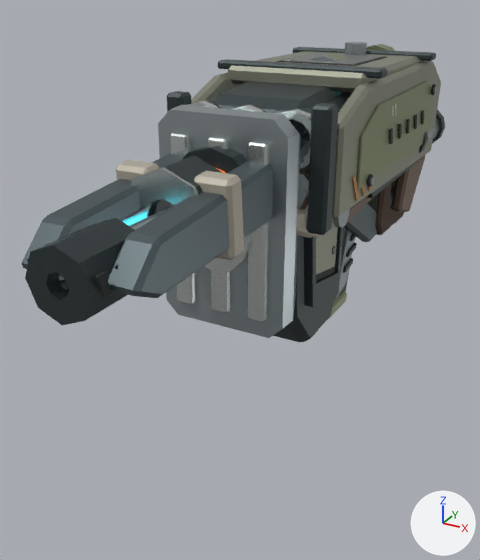
Renders of the glTF model dist/rig-bench/expansion-weapons.glb from each side of a commit.
One viewpoint serves both versions: a camera (50 mm lens) standing at (1.95, -5.84, 1.67) and looking at (-0.32, -1.72, -0.4). Every picture has the same lights, and +X, +Y and +Z are marked at lower right. The picture after the commit comes second. Where no turn or scale is listed for an object, it has been applied to the vertices.

Names of what the first picture shows: 'anchor-hammer.striker__armory_edge', 'anchor-hammer.striker__armory_steel', 'anchor-hammer__armory_graphite', 'cerberus__armory_graphite', 'cerberus__armory_olive', 'cerberus__armory_sand_casting', 'ember__armory_graphite', 'falcon.recoil__armory_edge', 'obelisk__armory_blue_slate', 'obelisk__armory_ceramic', 'pike__armory_red_oxide', 'watchman__armory_graphite' and 28 more.
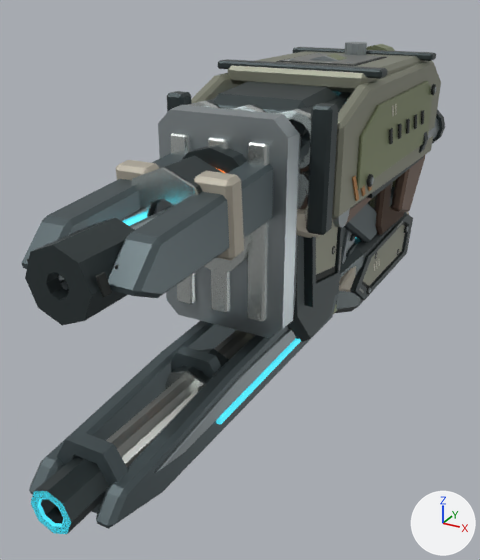
Boxes (x1, y1, x2, y2) around the edits, measured in the pictures (480 x 560 px):
'parallax__armory_blue_slate', added: after (29, 277, 341, 529)
'parallax.pulse_bore__armory_warmsteel', added: after (106, 330, 255, 467)
'parallax.pulse_bore__armory_graphite', added: after (31, 456, 109, 534)
'rivet__armory_graphite', added: after (335, 212, 413, 313)
'parallax__armory_steel', added: after (154, 329, 296, 473)
'rivet__armory_sand_casting', added: after (363, 225, 405, 286)
'parallax__armory_ion', added (mostly hidden): after (216, 237, 356, 425)
'parallax.pulse_bore__armory_ion', added (cyan): after (31, 491, 71, 534)
'rivet.barrel_sled__armory_graphite', added: after (171, 349, 229, 384)
'rivet.barrel_sled__armory_edge', added: after (165, 370, 205, 391)
'parallax__armory_ceramic', added (mostly hidden): after (339, 212, 409, 292)
'rivet__armory_rubber', added: after (362, 223, 408, 295)
'rivet__armory_warmsteel', added: after (359, 221, 409, 293)

Patch to the scene script:
```diff
--- a/dist/rig-bench/expansion-weapons.glb.py
+++ b/dist/rig-bench/expansion-weapons.glb.py
@@ ob_rivet__armory_warmsteel @@
+ob_rivet__armory_warmsteel = bpy.data.objects.new('rivet__armory_warmsteel', me_jacket_rail)  # 240 vertices, 440 faces; spans x -0.36..0.36, y -2.2..0.64, z -0.79..-0.41; in mat_armory_warmsteel (grey #90938f)
+ob_rivet__armory_warmsteel.location = (0.0, 0.0, 0.0)
@@ ob_rivet__armory_sand_casting @@
+ob_rivet__armory_sand_casting = bpy.data.objects.new('rivet__armory_sand_casting', me_feed_can_lid)  # 320 vertices, 620 faces; spans x -0.62..0.35, y -2.19..0.67, z -0.88..0.08; in mat_armory_sand_casting (grey #909382)
+ob_rivet__armory_sand_casting.location = (0.0, 0.0, 0.0)
@@ ob_rivet__armory_rubber @@
+ob_rivet__armory_rubber = bpy.data.objects.new('rivet__armory_rubber', me_counterbore_044)  # 340 vertices, 672 faces; spans x -0.372..0.372, y -0.817..0.591, z -0.813..0.09; in mat_armory_rubber (dark grey #2c302f)
+ob_rivet__armory_rubber.location = (0.0, 0.0, 0.0)
@@ ob_rivet__armory_graphite @@
+ob_rivet__armory_graphite = bpy.data.objects.new('rivet__armory_graphite', me_feed_can_stamping)  # 176 vertices, 332 faces; spans x -0.64..0.36, y -1.11..0.8, z -1.12..-0.32; in mat_armory_graphite (dark grey #424c4d)
+ob_rivet__armory_graphite.location = (0.0, 0.0, 0.0)
@@ ob_rivet_barrel_sled__armory_graphite @@
+ob_rivet_barrel_sled__armory_graphite = bpy.data.objects.new('rivet.barrel_sled__armory_graphite', me_compensator)  # 32 vertices, 64 faces; spans x -0.171..0.171, y -1.905..-1.595, z -0.171..0.171; in mat_armory_graphite (dark grey #424c4d)
+ob_rivet_barrel_sled__armory_graphite.location = (0.0, -1.06, -0.62)
@@ ob_rivet_barrel_sled__armory_edge @@
+ob_rivet_barrel_sled__armory_edge = bpy.data.objects.new('rivet.barrel_sled__armory_edge', me_bore_lip_001)  # 32 vertices, 64 faces; spans x -0.171..0.171, y -1.915..-1.89, z -0.171..0.171; in mat_armory_edge (light grey #d7ddda)
+ob_rivet_barrel_sled__armory_edge.location = (0.0, -1.06, -0.62)
@@ ob_parallax__armory_steel @@
+ob_parallax__armory_steel = bpy.data.objects.new('parallax__armory_steel', me_grip_pin_002)  # 116 vertices, 224 faces; spans x -0.29..0.29, y -3.69..0.09, z -0.62..0.09; in mat_armory_steel (grey #aab3b6)
+ob_parallax__armory_steel.location = (0.0, 0.0, 0.0)
@@ ob_parallax__armory_ion @@
+ob_parallax__armory_ion = bpy.data.objects.new('parallax__armory_ion', me_capacitor_port)  # 140 vertices, 256 faces; spans x -0.3..0.3, y -3.08..0.46, z -0.81..-0.27; in mat_armory_ion (cyan #4bd4e8, glowing cyan #47cbde)
+ob_parallax__armory_ion.location = (0.0, 0.0, 0.0)
@@ ob_parallax__armory_ceramic @@
+ob_parallax__armory_ceramic = bpy.data.objects.new('parallax__armory_ceramic', me_floating_ceramic_cover)  # 60 vertices, 112 faces; spans x -0.32..0.32, y -1.22..0.75, z -0.83..-0.33; in mat_armory_ceramic (grey #b6b0a2)
+ob_parallax__armory_ceramic.location = (0.0, 0.0, 0.0)
@@ ob_parallax__armory_blue_slate @@
+ob_parallax__armory_blue_slate = bpy.data.objects.new('parallax__armory_blue_slate', me_accelerator_collar)  # 244 vertices, 468 faces; spans x -0.32..0.32, y -4.04..0.87, z -0.9..0.08; in mat_armory_blue_slate (dark grey #576367)
+ob_parallax__armory_blue_slate.location = (0.0, 0.0, 0.0)
@@ ob_parallax_pulse_bore__armory_warmsteel @@
+ob_parallax_pulse_bore__armory_warmsteel = bpy.data.objects.new('parallax.pulse_bore__armory_warmsteel', me_accelerator_spine)  # 48 vertices, 96 faces; spans x -0.09..0.09, y -2.76..0.02, z -0.09..0.09; in mat_armory_warmsteel (grey #90938f)
+ob_parallax_pulse_bore__armory_warmsteel.location = (0.0, -1.19, -0.59)
@@ ob_parallax_pulse_bore__armory_ion @@
+ob_parallax_pulse_bore__armory_ion = bpy.data.objects.new('parallax.pulse_bore__armory_ion', me_pulse_aperture)  # 32 vertices, 64 faces; spans x -0.127..0.127, y -2.955..-2.937, z -0.127..0.127; in mat_armory_ion (cyan #4bd4e8, glowing cyan #47cbde)
+ob_parallax_pulse_bore__armory_ion.location = (0.0, -1.19, -0.59)
@@ ob_parallax_pulse_bore__armory_graphite @@
+ob_parallax_pulse_bore__armory_graphite = bpy.data.objects.new('parallax.pulse_bore__armory_graphite', me_emitter_seal)  # 32 vertices, 64 faces; spans x -0.128..0.128, y -2.955..-2.665, z -0.128..0.128; in mat_armory_graphite (dark grey #424c4d)
+ob_parallax_pulse_bore__armory_graphite.location = (0.0, -1.19, -0.59)
```
